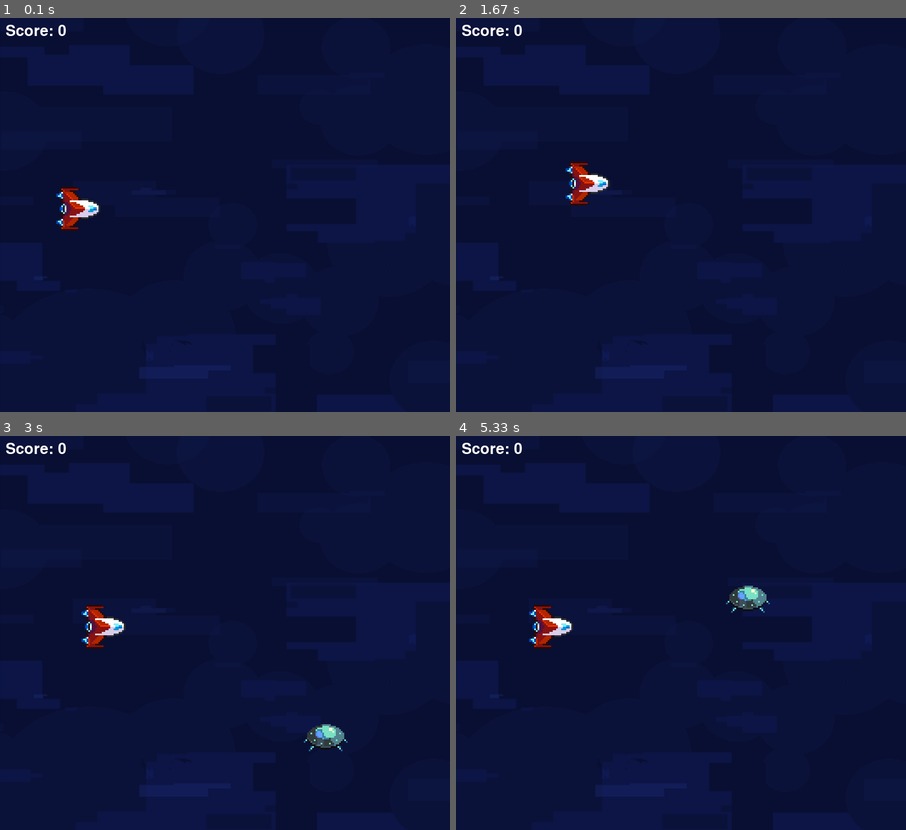
Above: before the commit, frames 1-4 (two rows, left to right).
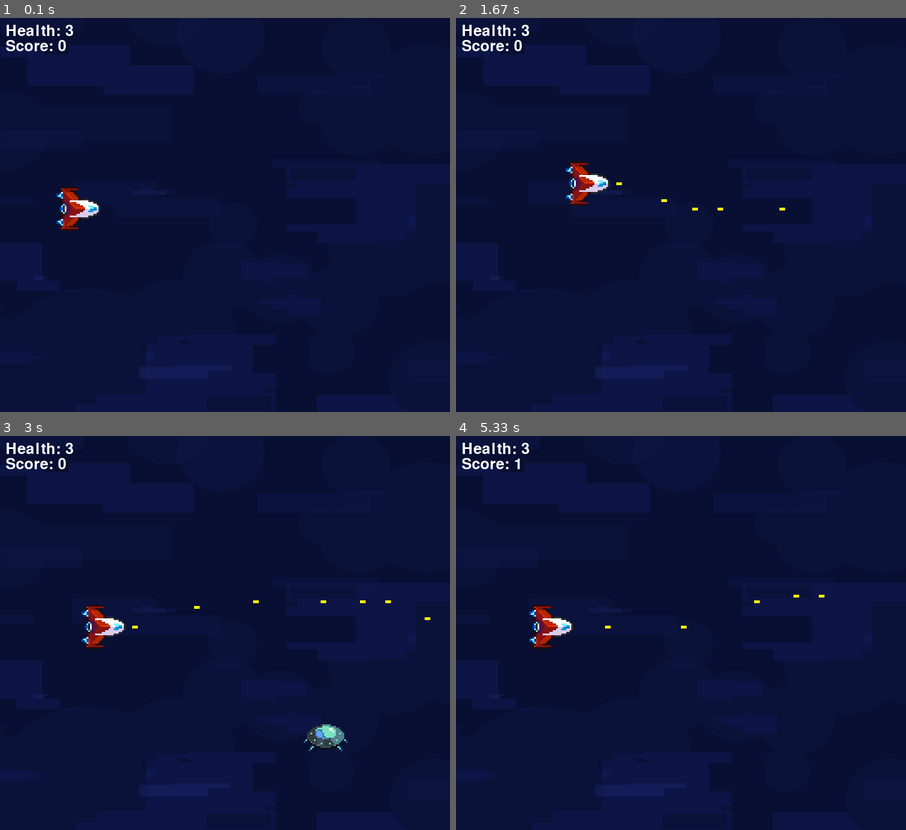
Above: after the commit, the same moments.

Repository: sillymax/pygame-tutorial
Game: pygame game, started from main.py
Two runs of this game, one before a commit and one after it. Both use one fixed random seed, a clock stepped at 60 frames per second and the inputs below.
Inputs:
- Up to frame 1 (0.1 s): no input
- Up to frame 2 (1.67 s): tap Space at 0.33, 0.73, 1.03, 1.23, 1.57 s; hold D 0.67-1.13 s; hold W 1.17-1.47 s; hold D from 1.5 s (still down)
- Up to frame 3 (3 s): tap Space at 1.87, 2.07, 2.37, 2.63, 2.97 s; release D at 1.97 s; hold A 2-2.53 s; hold S 2.57-2.87 s; hold A from 2.9 s (still down)
- Up to frame 4 (5.33 s): tap Space at 3.27, 3.4, 3.8, 4.1, 4.47, 4.87, 5.17 s; release A at 3.3 s; hold W 3.33-3.7 s; hold D 3.73-4.37 s; hold S 4.4-4.77 s; hold A 4.8-5.27 s; hold D from 5.3 s (still down)

The runs differ from the first frame. In frame 1, 0.4% of the frame differs, in the area x 1-17%, y 1-9%; in frame 2, 0.5%; in frame 3, 0.5%; in frame 4, 0.9%, in the area x 1-82%, y 1-49%.

Commit message:
Fixed vulture

Diff:
--- a/main.py
+++ b/main.py
@@ -6,7 +6,7 @@
 
 # Player's health, score
 # __BONUS__
-# health = 3
+health = 3
 score = 0
 
 # Screen dimensions
@@ -17,9 +17,7 @@
 
 # Colors
 WHITE = (255, 255, 255)
-BLACK = (0, 0, 0)
 YELLOW = (255, 255, 0)
-RED = (255, 0, 0)
 
 # Game constants
 FPS = 30  # frame rate
@@ -48,8 +46,8 @@
 
 # Bullets and enemies
 # __BONUS__
-# last_bullet_time = 0
-# yellow_bullets = []
+last_bullet_time = 0
+yellow_bullets = []
 enemies_list = []
 
 
@@ -65,8 +63,8 @@
 	# __BONUS__
 	# draw every bullet in the yellow_bullets list using
 	# pygame.draw.rect to draw a rectangle
-	# for bullet in yellow_bullets:
-	#     pygame.draw.rect(WIN, YELLOW, bullet)
+	for bullet in yellow_bullets:
+		pygame.draw.rect(WIN, YELLOW, bullet)
 
 	# draw every enemy in the enemies list
 	for enemy in enemies_list:
@@ -76,8 +74,8 @@
 	# show the health and score on the screen.
 	# we use blit which stands for "block transfer", which is a
 	# function that draws one surface onto another.
-	# health_text = FONT.render("Health: " + str(health), 1, WHITE)
-	# WIN.blit(health_text, (10, 10))
+	health_text = FONT.render("Health: " + str(health), 1, WHITE)
+	WIN.blit(health_text, (10, 10))
 
 	# score is placed below health, with a gap of 10.
 	# we do this by getting the health text's height and adding
@@ -85,36 +83,37 @@
 	score_text = FONT.render("Score: " + str(score), 1, WHITE)
 	# put score below health, do this by adding the height of the
 	# health text to the score text's height (from above)
-	WIN.blit(score_text, (10, 10))
-	# __BONUS__
-	# WIN.blit(score_text, (10, health_text.get_height() + 10))
+	# WIN.blit(score_text, (10, 10))
+	# __BONUS__
+	WIN.blit(score_text, (10, health_text.get_height() + 10))
 
 	# updates the displaed screen
 	pygame.display.update()
 
+
 # __BONUS__
 # shoot bullets by adding bullets to yellow_bullets list
 # red shoot can be defined the same way but with diff buttons
-# def player_shoot():
-#     global last_bullet_time
-#
-#     # get pressed keys
-#     keys_pressed = pygame.key.get_pressed()
-#     if keys_pressed[pygame.K_SPACE]:  # shoot if space is pressed
-#         current_time = pygame.time.get_ticks()
-#         # get_ticks returns the number of milliseconds since pygame.init()
-#         # check if the bullet cooldown is passed
-#         # current_time - last_bullet_time = "time passed since last shot"
-#         # check if the time passed is greater than the bullet cooldown (in milliseconds)
-#         if current_time - last_bullet_time > BULLET_COOLDOWN:
-#             # spawn the bullet at the right of the yellow spaceship
-#             # and update the last_bullet_time to the current time
-#             # we get the corrdinate by:
-#             #     right of yellow spaceship = yellow.x + yellow.width
-#             #     middle height of yellow spaceship = yellow.y + yellow.height // 2
-#             bullet = pygame.Rect(player.x + player.width, player.y + player.height // 2 - 2, 10, 5)
-#             yellow_bullets.append(bullet)
-#             last_bullet_time = current_time
+def player_shoot():
+	global last_bullet_time
+
+	# get pressed keys
+	keys_pressed = pygame.key.get_pressed()
+	if keys_pressed[pygame.K_SPACE]:  # shoot if space is pressed
+		current_time = pygame.time.get_ticks()
+		# get_ticks returns the number of milliseconds since pygame.init()
+		# check if the bullet cooldown is passed
+		# current_time - last_bullet_time = "time passed since last shot"
+		# check if the time passed is greater than the bullet cooldown (in milliseconds)
+		if current_time - last_bullet_time > BULLET_COOLDOWN:
+			# spawn the bullet at the right of the yellow spaceship
+			# and update the last_bullet_time to the current time
+			# we get the corrdinate by:
+			#     right of yellow spaceship = yellow.x + yellow.width
+			#     middle height of yellow spaceship = yellow.y + yellow.height // 2
+			bullet = pygame.Rect(player.x + player.width, player.y + player.height // 2 - 2, 10, 5)
+			yellow_bullets.append(bullet)
+			last_bullet_time = current_time
 
 
 # randomly spawn red enemies (can change to another player)
@@ -170,13 +169,13 @@
 	global yellow_bullets, enemies_list
 
 	# __BONUS__
-	# for bullet in yellow_bullets:  # go through all bullets
-	#     bullet.x += BULLET_VEL  # move them to the right
-	#
-	#     # remove the bullet if it goes out of bounds
-	#     # we do this by comparing the bullet's x position to the right wall (WIDTH)
-	#     if bullet.x > WIDTH:
-	#         yellow_bullets.remove(bullet)
+	for bullet in yellow_bullets:  # go through all bullets
+		bullet.x += BULLET_VEL  # move them to the right
+
+		# remove the bullet if it goes out of bounds
+		# we do this by comparing the bullet's x position to the right wall (WIDTH)
+		if bullet.x > WIDTH:
+			yellow_bullets.remove(bullet)
 
 	for enemy in enemies_list:  # go through all enemies
 		enemy.x -= ENEMY_VEL  # move them to the left
@@ -189,7 +188,7 @@
 # collision detection, including removal of enemies and detecting bullet hit
 def check_collisions():
 	# __BONUS__
-	# global health, yellow_bullets, enemies_list, score
+	global health, yellow_bullets, enemies_list, score
 	global enemies_list
 
 	# go through all enemies and bullets
@@ -198,47 +197,48 @@
 	for enemy in enemies_list:
 		if player.colliderect(enemy):  # if player collides with the enemy
 			# __BONUS__
-			# health -= 1
-			# enemies_list.remove(enemy)
+			health -= 1
+			enemies_list.remove(enemy)
 			exit()
 
 	# __BONUS__
 	# if bullet hits the enemy, remove the enemy and bullet, and increase score
-	# for bullet in yellow_bullets:
-	#     for enemy in enemies_list:
-	#         if bullet.colliderect(enemy):
-	#             yellow_bullets.remove(bullet)
-	#             enemies_list.remove(enemy)
-	#             score += 1
-	#             break
+	for bullet in yellow_bullets:
+		for enemy in enemies_list:
+			if bullet.colliderect(enemy):
+				yellow_bullets.remove(bullet)
+				enemies_list.remove(enemy)
+				score += 1
+				break
+
 
 # __BONUS__
 # ending screen that shows up after the game ends
-# def ending_screen():
-#     global running
-#
-#     # display ending message
-#     ending_text = FONT.render("YOU DIED!", 1, WHITE)
-#     WIN.blit(ending_text, (WIDTH // 2 - ending_text.get_width() // 2, HEIGHT // 2 - ending_text.get_height() // 2))
-#     # score is displayed below the ending message
-#     score_text = FONT.render("Score: " + str(score), 1, WHITE)
-#     WIN.blit(score_text, (
-#     WIDTH // 2 - score_text.get_width() // 2, HEIGHT // 2 - score_text.get_height() // 2 + ending_text.get_height()))
-#
-#     # here, display is updated to show the ending text
-#     # after that we no longer need to update so its outside of the main loop
-#     pygame.display.update()
-#
-#     # main loop for ending screen
-#     while running:
-#         for event in pygame.event.get():
-#             if event.type == pygame.QUIT:
-#                 running = False
-#                 pygame.quit()
-#
-#         pygame.time.delay(100)
-#
-#     pygame.quit()
+def ending_screen():
+	global running
+
+	# display ending message
+	ending_text = FONT.render("YOU DIED!", 1, WHITE)
+	WIN.blit(ending_text, (WIDTH // 2 - ending_text.get_width() // 2, HEIGHT // 2 - ending_text.get_height() // 2))
+	# score is displayed below the ending message
+	score_text = FONT.render("Score: " + str(score), 1, WHITE)
+	WIN.blit(score_text, (
+		WIDTH // 2 - score_text.get_width() // 2, HEIGHT // 2 - score_text.get_height() // 2 + ending_text.get_height()))
+
+	# here, display is updated to show the ending text
+	# after that we no longer need to update so its outside of the main loop
+	pygame.display.update()
+
+	# main loop for ending screen
+	while running:
+		for event in pygame.event.get():
+			if event.type == pygame.QUIT:
+				running = False
+				pygame.quit()
+
+		pygame.time.delay(100)
+
+	pygame.quit()
 
 
 def main():
@@ -258,7 +258,7 @@
 				running = False
 				break
 		# __BONUS__
-		# player_shoot()  # BONUS
+		player_shoot()  # BONUS
 		spawn_enemies()  # 3rd
 		check_collisions()  # 5th
 		move_everything()  # 4th
@@ -267,11 +267,11 @@
 
 		# __BONUS__
 		# if health is 0, we end the game
-		# if health <= 0:
-		#     break
-
-	# __BONUS__
-	# ending_screen()  # last thing to add
+		if health <= 0:
+			break
+
+	# __BONUS__
+	ending_screen()  # last thing to add
 	pygame.quit()
 
 
